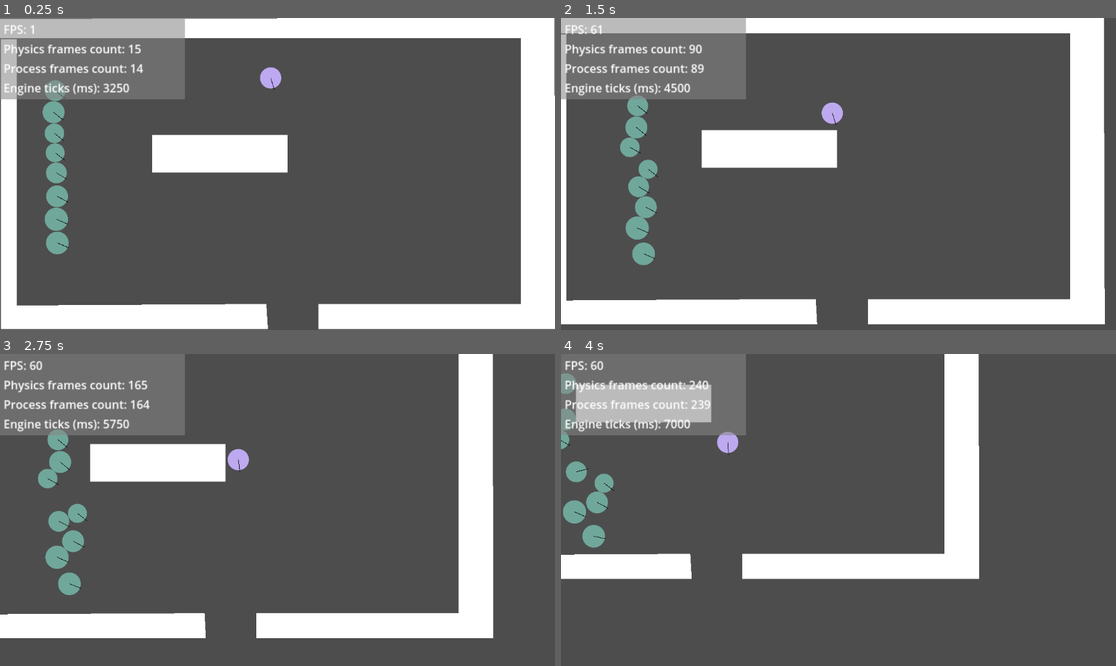
Above: before the commit, frames 1-4 (two rows, left to right).
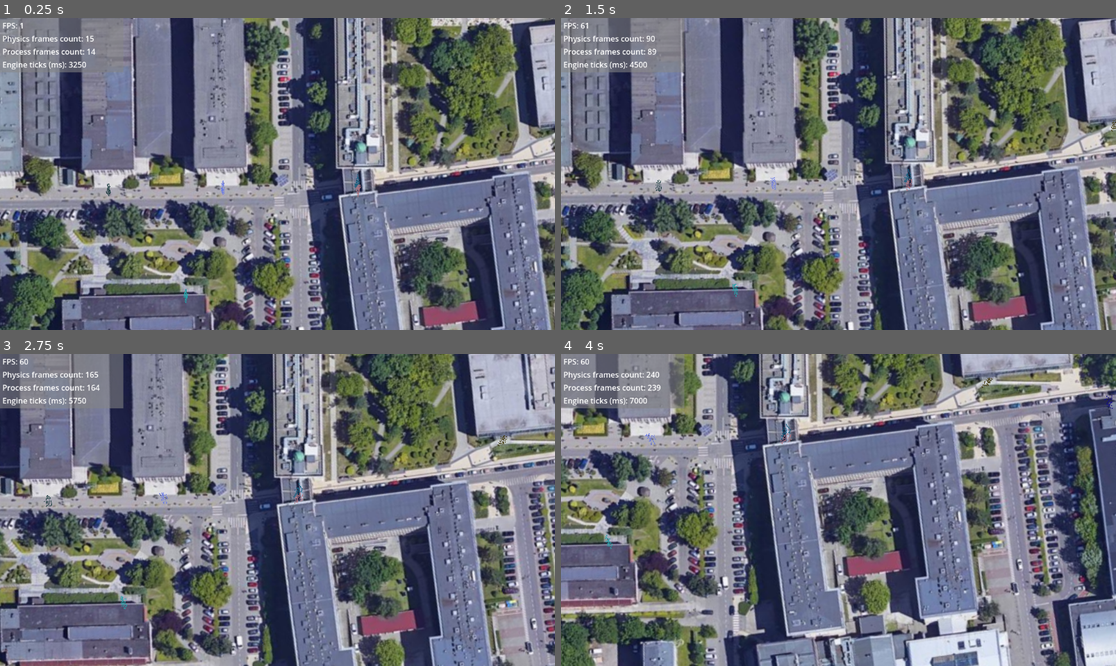
Above: after the commit, the same moments.

Repository: uknowmee/social-force
Game: Godot game, scene res://scenes/demos/path_finding/demo_testing.tscn
The game is run twice, just before and just after one commit, with the same random seed, the same clock (stepped at 60 frames per second) and the same inputs. Before the commit the project starts from res://scenes/demos/model/demo_01.tscn.
Inputs (mouse positions are in pixels of both pictures, inside the frame that each line leads up to):
- Up to frame 1 (0.25 s): no input
- Up to frame 2 (1.5 s): move the mouse to (960, 158) at 0.52 s; click (960, 158) at 0.67 s; drag from (727, 189) to (610, 139) at 1.27 s
- Up to frame 3 (2.75 s): move the mouse to (333, 441) at 2.02 s; click (333, 441) at 2.17 s
- Up to frame 4 (4 s): drag from (810, 572) to (672, 463) at 2.77 s; move the mouse to (1005, 556) at 3.52 s; click (1005, 556) at 3.67 s

The runs differ from the first frame. In frame 1, 91% of the frame differs, in the area x 0-100%, y 0-100%; in frame 2, 91%; in frame 3, 90%; in frame 4, 90%.

Commit message:
update main scene

Diff:
--- a/agh_simulation/project.godot
+++ b/agh_simulation/project.godot
@@ -11,7 +11,7 @@
 [application]
 
 config/name="AGHSimulation"
-run/main_scene="res://scenes/demos/model/demo_01.tscn"
+run/main_scene="res://scenes/demos/path_finding/demo_testing.tscn"
 config/features=PackedStringArray("4.3", "Forward Plus")
 config/icon="res://icon.svg"
 
